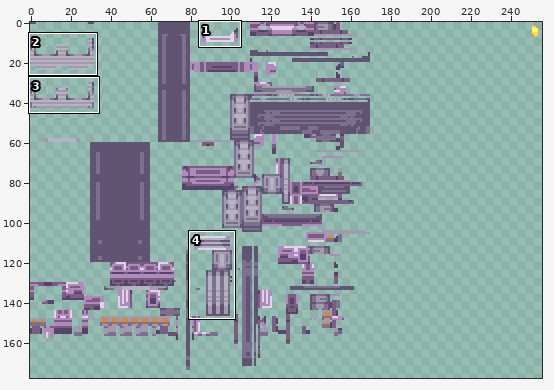
Two states of a sprite sheet, assets/pnt/textures/custom/rrc/vehicle_front.png. Above: a wide view before the commit, with the close-up outlined.
Close-up. Old version:
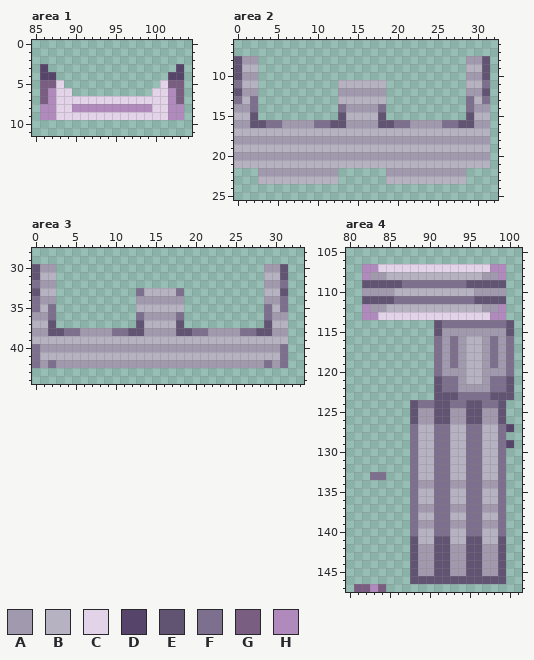
The file is 256x256 pixels. Shown: area 1: x 85..104, y 0..11; area 2: x 0..32, y 6..25; area 3: x 0..33, y 28..44; area 4: x 80..101, y 105..147. The wide view leaves out empty margins. The commit also changed other parts of the picture, which this record leaves out.
Palette (. is transparent): A #a199ad  B #b7b2c1  C #e2d3e9  D #57446a  E #615473  F #7d708e  G #795e82  H #b089bd
And afterwards:
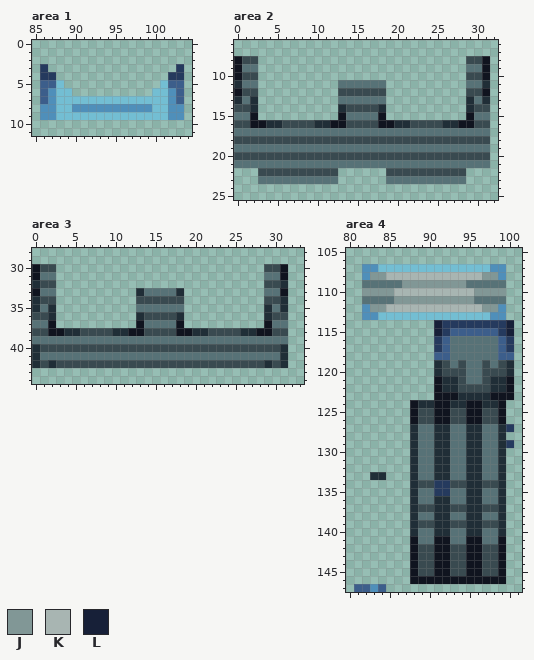
Colours new in this view: J #819796  K #a8b5b2  L #172038
The edit:
@@ palette @@
-A #a199ad
+A #394a50
-B #b7b2c1
+B #577277
-C #e2d3e9
+C #73bed3
-D #57446a
+D #253a5e
-E #615473
+E #10141f
-F #7d708e
+F #202e37
-G #795e82
+G #3c5e8b
-H #b089bd
+H #4f8fba
--- area 4
@@ x 80..101 @@
 107 ..HHCCCCCCCCCCCCCCHH..
-108 ..HAABBBBBBBBBBBBAAH..
-109 ..EEEEEFFFFFFFFEEEEE..
-110 ..AAAABBBBBBBBBBAAAA..
-111 ..EEEEFFFFFFFFFFEEEE..
-112 ..HAABBBBBBBBBBBBAAH..
+108 ..HJJKKKKKKKKKKKKJJH..
+109 ..BBBBBJJJJJJJJBBBBB..
+110 ..JJJJKKKKKKKKKKJJJJ..
+111 ..BBBBJJJJJJJJJJBBBB..
+112 ..HJJKKKKKKKKKKKKJJH..
 113 ..HHCCCCCCCCCCCCCCHH..
-114 ...........EFFFFFFFFE.
-115 ...........EAAAAAAAAE.
-116 ...........FAFABBAFAF.
-117 ...........FAFABBAFAF.
-118 ...........FAFABBAFAF.
-119 ...........FAFABBAFAF.
+114 ...........LDDDDDDDDL.
+115 ...........LDGGGGGGDL.
+116 ...........DGBBBBBBGD.
+117 ...........DGBBBBBBGD.
+118 ...........GGBBBBBBGG.
+119 ...........FABABBABAF.
 120 ...........FAAABBAAAF.
@@ x 89..94 @@
 133 BBFFBB
-134 AAFFAA
-135 BBFFBB
+134 AADDAA
+135 BBDDBB
 136 BBFFBB
Pixel boxes of the changes (left, top, right, bottom) in both close-ups:
changed: (40, 64, 184, 120)
changed: (234, 56, 490, 184)
changed: (32, 264, 288, 368)
changed: (354, 264, 514, 592)
